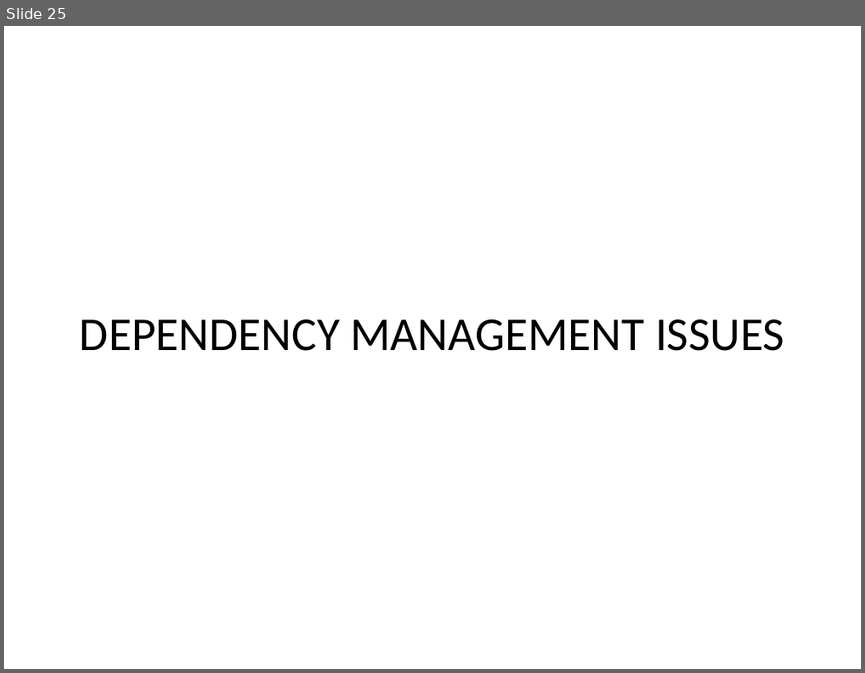
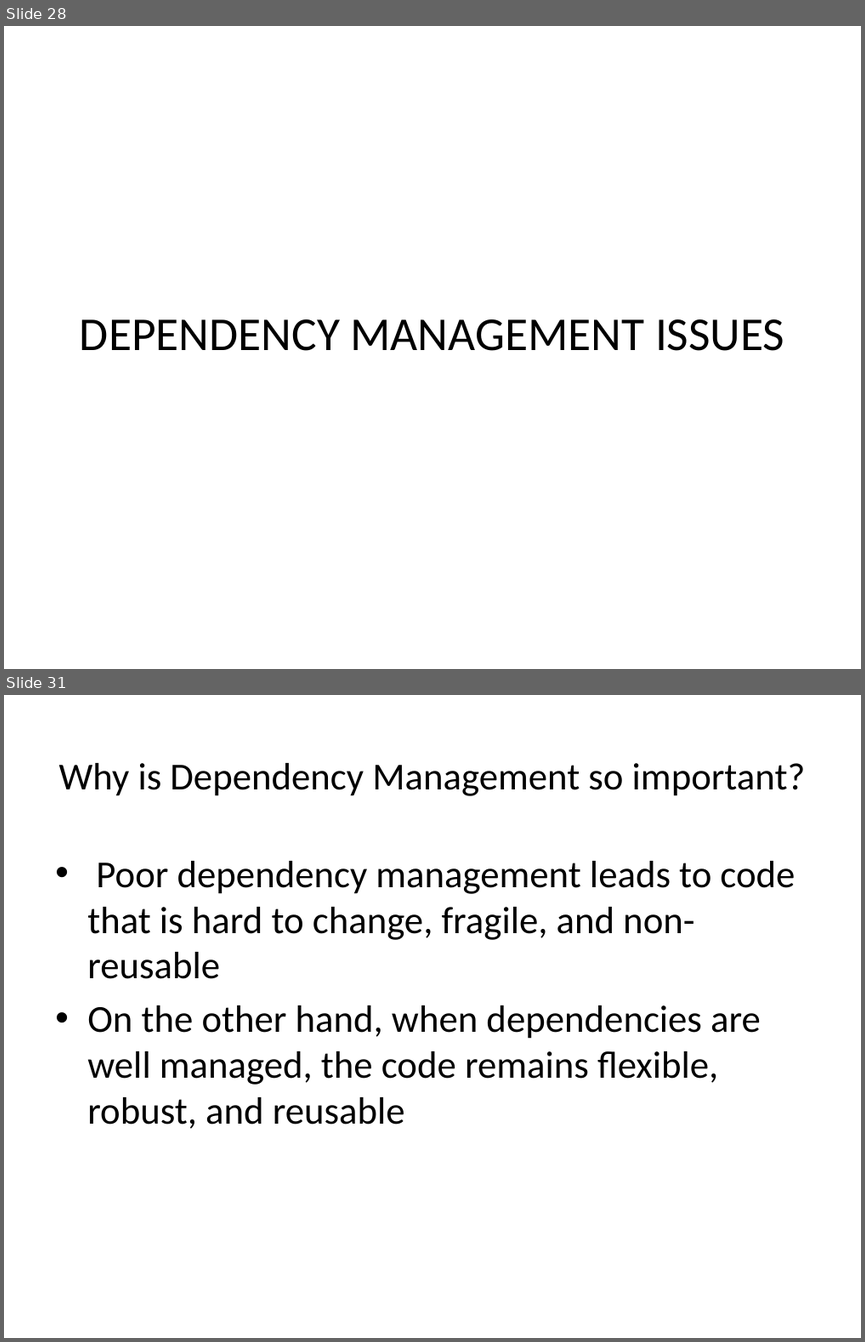
Before and after one commit to sameeri/solid, a slide deck: SOLID Principles of OOD v2.pptx. Shown one above the other, each under a label of ours: slide 25 before the commit, slides 28 and 31 after it; the slides between them are not shown. The pictures are 865x673 and 865x1342 pixels, drawn with LibreOffice and Linux fonts; fonts in the diff are those of the drawing. Boxes give left, top, right and bottom in pixels: in the first picture for what was removed or moved away, otherwise in the second. Text is boxed around its words. In the diff, an @@ line names an element or a change of style, - is before the commit and + after.

```diff
--- a/SOLID Principles of OOD v2.pptx
+++ b/SOLID Principles of OOD v2.pptx
@@ slide 31 added at [4, 695, 861, 1338], background #FFFFFF @@
@@ title added at [59, 763, 806, 796], 32 pt, text #000000 @@
+Why is Dependency Management so important?
@@ text added at [87, 861, 794, 1129], 32 pt, text #000000 @@
+• Poor dependency management leads to code that is hard to change, fragile, and non-reusable
+• On the other hand, when dependencies are well managed, the code remains flexible, robust, and reusable
@@ what was slide 25 is now slide 28 @@
```
Also in this commit, not shown: 9 slides changed, 11 other slides added, 1 slide removed.
